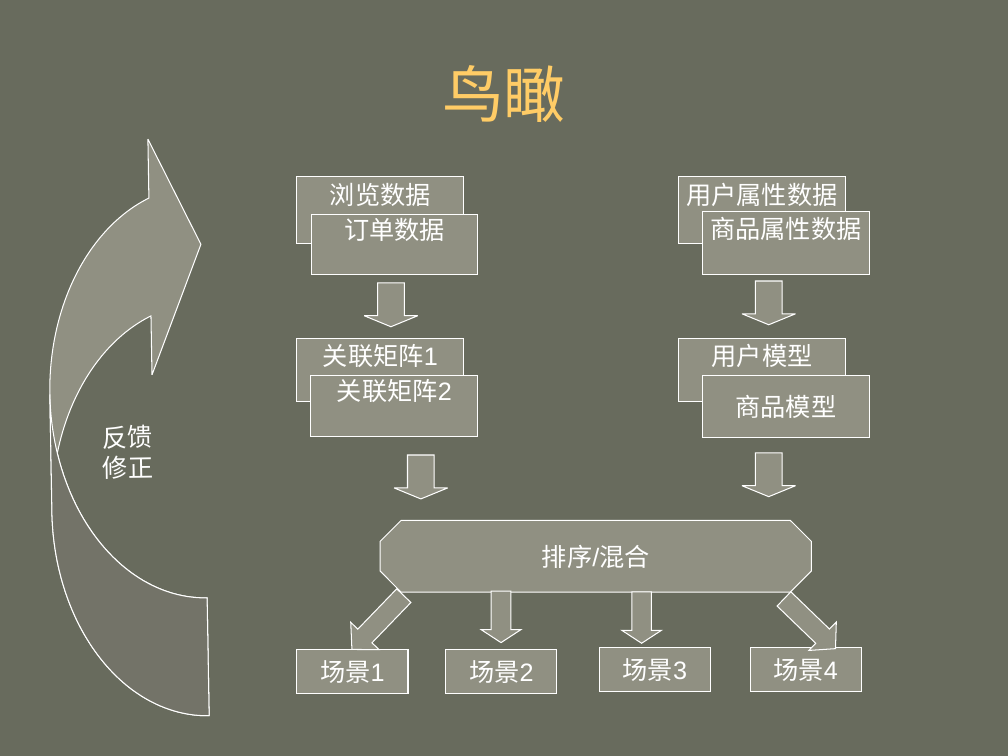
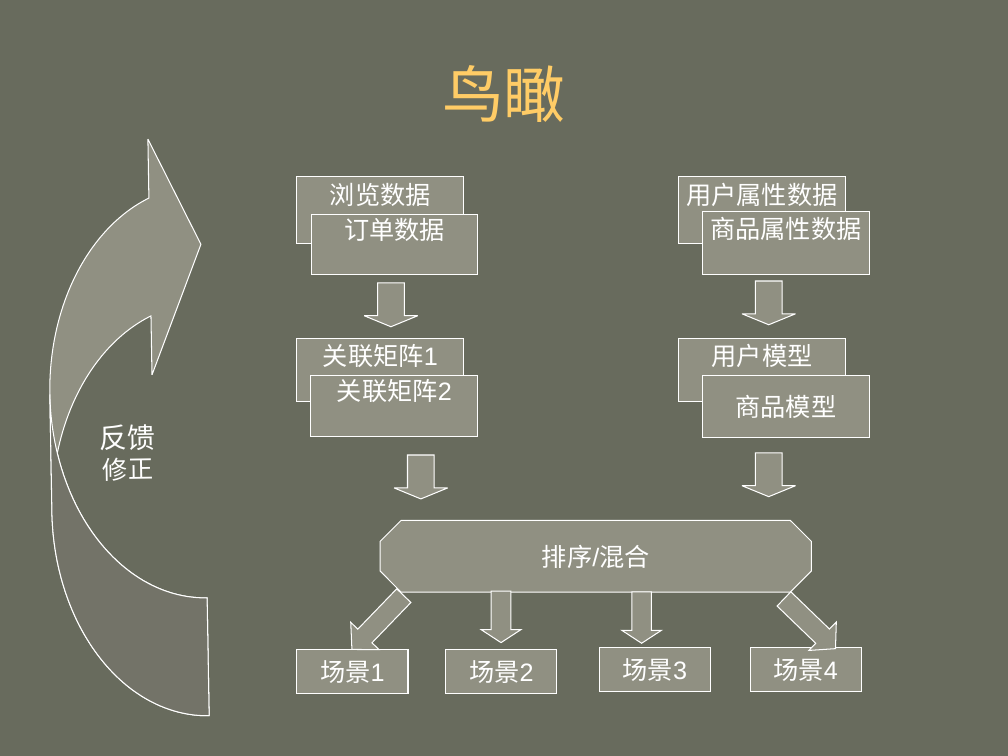
Before and after one commit to mahengyang/code, a slide deck: slide 32 of puffin/个性化推荐.ppt (slide 34 before the commit). Drawn at 1008x756 pixels with LibreOffice and Linux fonts; fonts in the diff are those of the drawing. Boxes give left, top, right and bottom in pixels: in the first picture for what was removed or moved away, otherwise in the second. Text is boxed around its words. In the diff, an @@ line names an element or a change of style, - is before the commit and + after.

```diff
--- a/puffin/个性化推荐.ppt
+++ b/puffin/个性化推荐.ppt
@@ text in freeform shape at (x1=100, y1=424, x2=156, y2=450): size 18 to 20 pt in "反馈" @@
```
Also in this commit, not shown: 7 other slides changed, 3 slides added, 3 slides removed, 2 other files.
